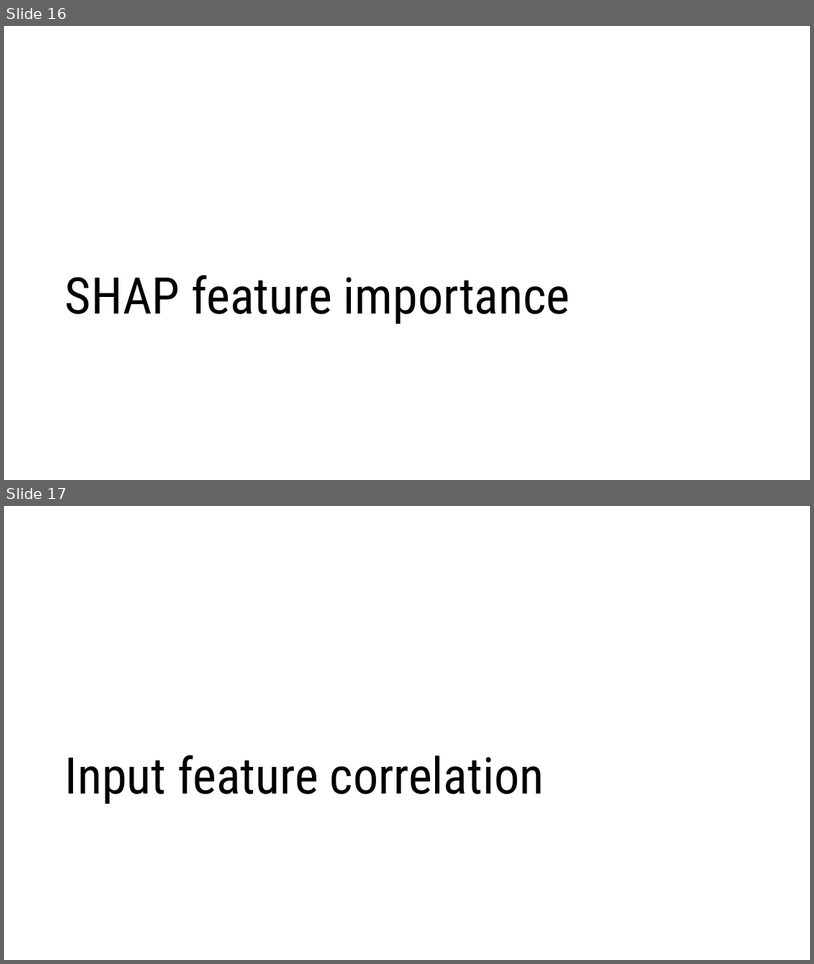
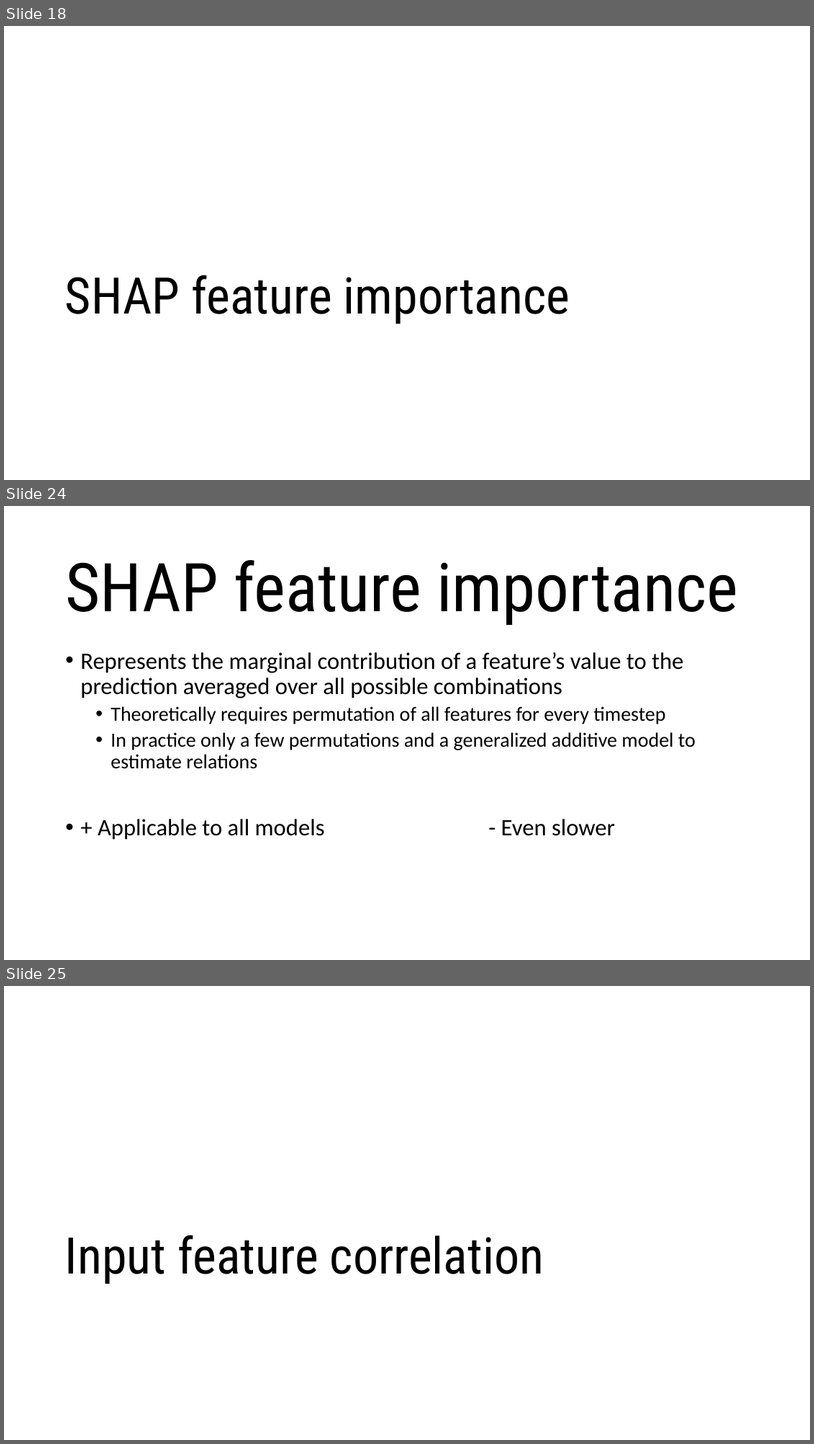
Before and after one commit to oriol-pomarol/codegeo_workshops, a slide deck: 2_feature_importance/feature_importance.pptx. Shown one above the other, each under a label of ours: slides 16 and 17 before the commit, slides 18, 24 and 25 after it; the slides between them are not shown. The pictures are 814x964 and 814x1444 pixels, drawn with LibreOffice and Linux fonts; fonts in the diff are those of the drawing; background and template pictures are left out. Boxes give left, top, right and bottom in pixels: in the first picture for what was removed or moved away, otherwise in the second. Text is boxed around its words. In the diff, an @@ line names an element or a change of style, - is before the commit and + after.

Commit message:
updated presentation for SHAP

```diff
--- a/2_feature_importance/feature_importance.pptx
+++ b/2_feature_importance/feature_importance.pptx
@@ slide 24 added at box(4, 506, 810, 960), background picture (left out) @@
@@ title added at box(65, 560, 738, 625), 80 pt, text #000000 @@
+SHAP feature importance
@@ text added at box(80, 652, 696, 839), 24 pt, text #000000 @@
+• Represents the marginal contribution of a feature’s value to the prediction averaged over all possible combinations
+  • Theoretically requires permutation of all features for every timestep
+  • In practice only a few permutations and a generalized additive model to estimate relations
+• + Applicable to all models - Even slower
@@ what was slide 16 is now slide 18 @@
@@ what was slide 17 is now slide 25 @@
```
Also in this commit, not shown: 2 slides changed, 7 other slides added, 1 other file.
